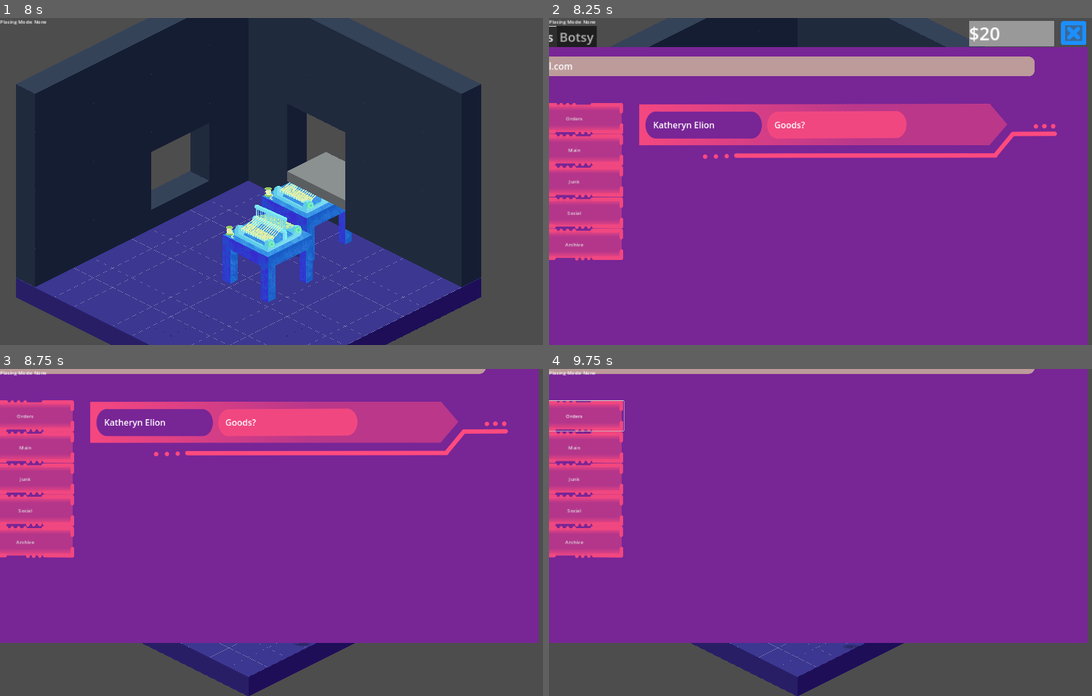
Above: before the commit, frames 1-4 (two rows, left to right).
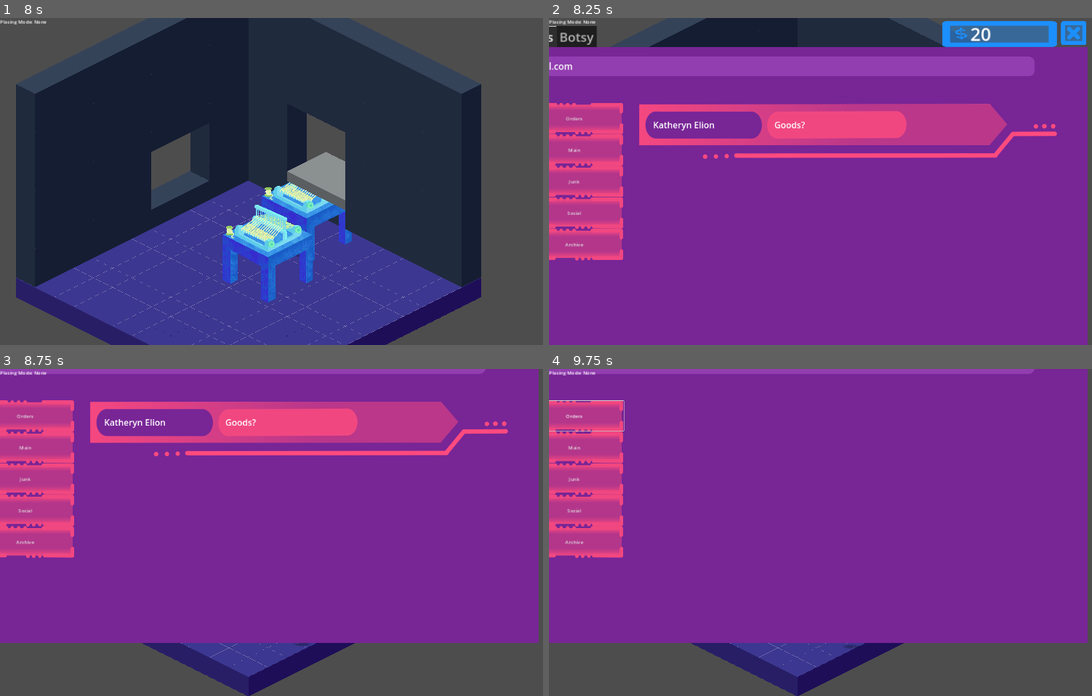
Above: after the commit, the same moments.

Repository: kaelynfmp/HearthLight
Game: Godot game, scene res://scenes/room.tscn
The game is run twice, just before and just after one commit, with the same random seed, the same clock (stepped at 60 frames per second) and the same inputs.
Inputs (mouse positions are in pixels of both pictures, inside the frame that each line leads up to):
- Up to frame 1 (8 s): tap Enter (ui_accept) at 0.5, 1.25, 2, 2.75, 3.5, 4.25, 6.77 s; drag from (320, 210) to (347, 109) at 0.52 s; drag from (54, 24) to (260, 246) at 1.27 s; move the mouse to (347, 109) at 2.02 s; hold D (move_right) 2.03-2.75 s; tap 1 (toggle_placing_mode) at 2.1, 6.6 s; drag from (260, 246) to (114, 132) at 2.77 s; drag from (266, 240) to (320, 181) at 3.52 s; drag from (114, 132) to (200, 99) at 4.27 s; move the mouse to (320, 181) at 5.02 s; hold S (move_down) 5.03-5.75 s; hold Shift (modifier) 5.03-5.75 s; click (320, 181) at 5.17 s; drag from (304, 152) to (173, 197) at 5.77 s; move the mouse to (418, 165) at 6.52 s; hold W (move_up) 6.53-7.25 s; drag from (173, 197) to (260, 246) at 7.27 s
- Up to frame 2 (8.25 s): move the mouse to (896, 109) at 8.02 s; hold S (move_down) from 8.03 s (still down); tap C (toggle_computer) at 8.1 s
- Up to frame 3 (8.75 s): keep holding S (move_down)
- Up to frame 4 (9.75 s): release S (move_down) at 8.75 s; drag from (809, 597) to (663, 483) at 8.77 s; click "Orders" at 9.5 s

Frame 1 is identical in both runs. In frame 2, 7.0% of the frame differs, in the area x 0-94%, y 0-18%; in frame 3, 1.4%; in frame 4, 1.4%.

Commit message:
fix: item textures shop

Diff:
--- a/scenes/Computer Scenes/computer_interface.tscn
+++ b/scenes/Computer Scenes/computer_interface.tscn
@@ -10,19 +10,21 @@
 [ext_resource type="Script" path="res://scripts/order_manager.gd" id="5_wwlms"]
 [ext_resource type="Script" path="res://scripts/resources/order.gd" id="6_luoch"]
 [ext_resource type="PackedScene" uid="uid://bchsomrab1tv0" path="res://scenes/Computer Scenes/buyable_item.tscn" id="6_q6ffq"]
+[ext_resource type="Texture2D" uid="uid://cu638rts4nfa2" path="res://resources/sprites/computer/computerBalance.png" id="11_n3nyj"]
 [ext_resource type="Texture2D" uid="uid://clcmg5me835w8" path="res://resources/sprites/computer/computerClose.png" id="11_u2wnv"]
 
 [sub_resource type="StyleBoxFlat" id="StyleBoxFlat_ga7bm"]
 bg_color = Color(0.470588, 0.145098, 0.588235, 1)
 
 [sub_resource type="StyleBoxFlat" id="StyleBoxFlat_0hhal"]
-bg_color = Color(0.736431, 0.60548, 0.604873, 1)
+bg_color = Color(0.572549, 0.239216, 0.690196, 1)
 corner_radius_top_left = 20
 corner_radius_top_right = 20
 corner_radius_bottom_right = 20
 corner_radius_bottom_left = 20
 
-[sub_resource type="StyleBoxFlat" id="StyleBoxFlat_2qdu6"]
+[sub_resource type="StyleBoxTexture" id="StyleBoxTexture_xtmmj"]
+texture = ExtResource("11_n3nyj")
 
 [sub_resource type="StyleBoxFlat" id="StyleBoxFlat_n53si"]
 bg_color = Color(0.710655, 0.252932, 0.341096, 1)
@@ -133,13 +135,13 @@
 
 [node name="Currency Label" type="Label" parent="."]
 layout_mode = 0
-offset_left = 1522.0
-offset_top = 8.0
-offset_right = 1803.0
-offset_bottom = 91.0
+offset_left = 1433.0
+offset_top = 10.0
+offset_right = 1812.0
+offset_bottom = 93.0
 theme_override_font_sizes/font_size = 60
-theme_override_styles/normal = SubResource("StyleBoxFlat_2qdu6")
-text = "$1000000"
+theme_override_styles/normal = SubResource("StyleBoxTexture_xtmmj")
+text = "      1000000"
 
 [node name="Close Button" type="Button" parent="."]
 layout_mode = 0
--- a/scenes/Computer Scenes/computer_manager.gd
+++ b/scenes/Computer Scenes/computer_manager.gd
@@ -9,7 +9,7 @@
 
 # Called every frame. 'delta' is the elapsed time since the previous frame.
 func _process(delta: float) -> void:
-	currency_label.text = "$"+str(GameManager.currency)
+	currency_label.text = "      "+str(GameManager.currency)
 
 func _close_computer():
 	if parent_node:
--- a/scenes/Computer Scenes/item_buy_popup.tscn
+++ b/scenes/Computer Scenes/item_buy_popup.tscn
@@ -14,10 +14,10 @@
 anchors_preset = 15
 anchor_right = 1.0
 anchor_bottom = 1.0
-offset_left = -1027.0
-offset_top = -1272.0
-offset_right = -1027.0
-offset_bottom = -1272.0
+offset_left = -1021.0
+offset_top = -1275.0
+offset_right = -1021.0
+offset_bottom = -1275.0
 grow_horizontal = 2
 grow_vertical = 2
 scale = Vector2(1.04, 1.04)
@@ -48,10 +48,10 @@
 
 [node name="Name" type="Label" parent="Panel"]
 layout_mode = 0
-offset_left = 1668.0
-offset_top = 487.0
-offset_right = 2076.0
-offset_bottom = 656.0
+offset_left = 1367.31
+offset_top = 492.308
+offset_right = 2430.31
+offset_bottom = 661.308
 theme_override_font_sizes/font_size = 70
 text = "Item Name"
 horizontal_alignment = 1
@@ -74,13 +74,15 @@
 offset_right = 2002.0
 offset_bottom = 843.0
 texture = ExtResource("1_p7i7f")
+expand_mode = 1
+stretch_mode = 5
 
 [node name="Cost" type="Label" parent="Panel"]
 layout_mode = 0
-offset_left = 2052.0
-offset_top = 1066.0
-offset_right = 2460.0
-offset_bottom = 1235.0
+offset_left = 2051.92
+offset_top = 1198.08
+offset_right = 2459.92
+offset_bottom = 1367.08
 theme_override_font_sizes/font_size = 70
 text = "Cost"
 horizontal_alignment = 1
@@ -105,10 +107,10 @@
 
 [node name="Qty" type="Label" parent="Panel"]
 layout_mode = 0
-offset_left = 1385.0
-offset_top = 1072.0
-offset_right = 1793.0
-offset_bottom = 1241.0
+offset_left = 1338.46
+offset_top = 1193.27
+offset_right = 1746.46
+offset_bottom = 1362.27
 theme_override_font_sizes/font_size = 70
 text = "Qty"
 horizontal_alignment = 1
Not shown: 1 places in scenes/Computer Scenes/computer_interface.tscn that only renumber resources
